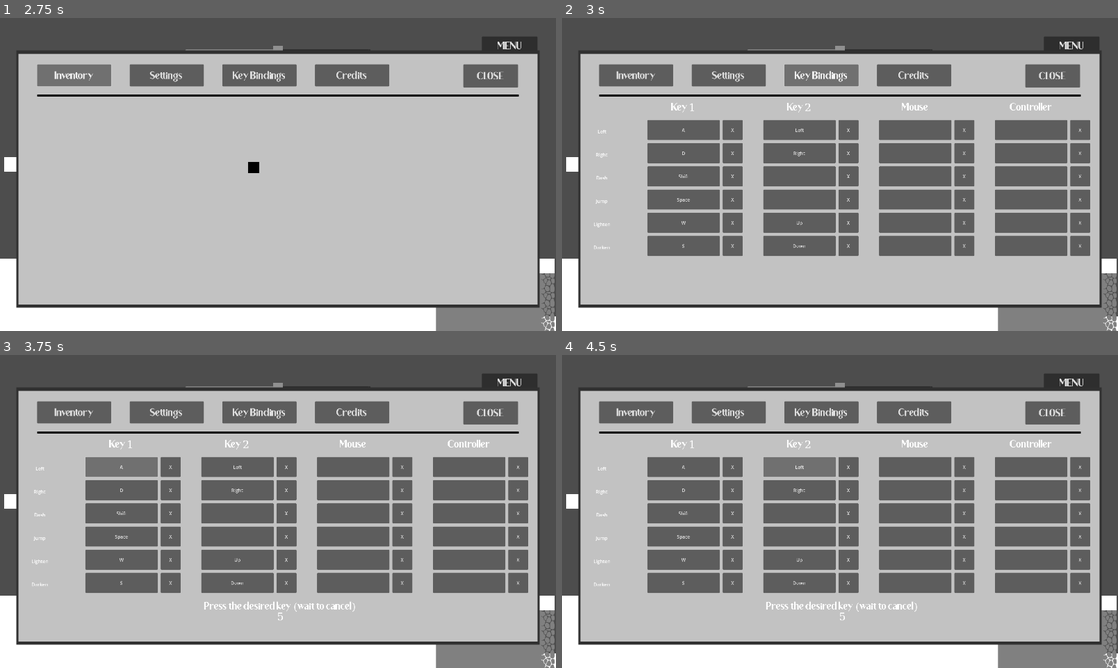
Above: before the commit, frames 1-4 (two rows, left to right).
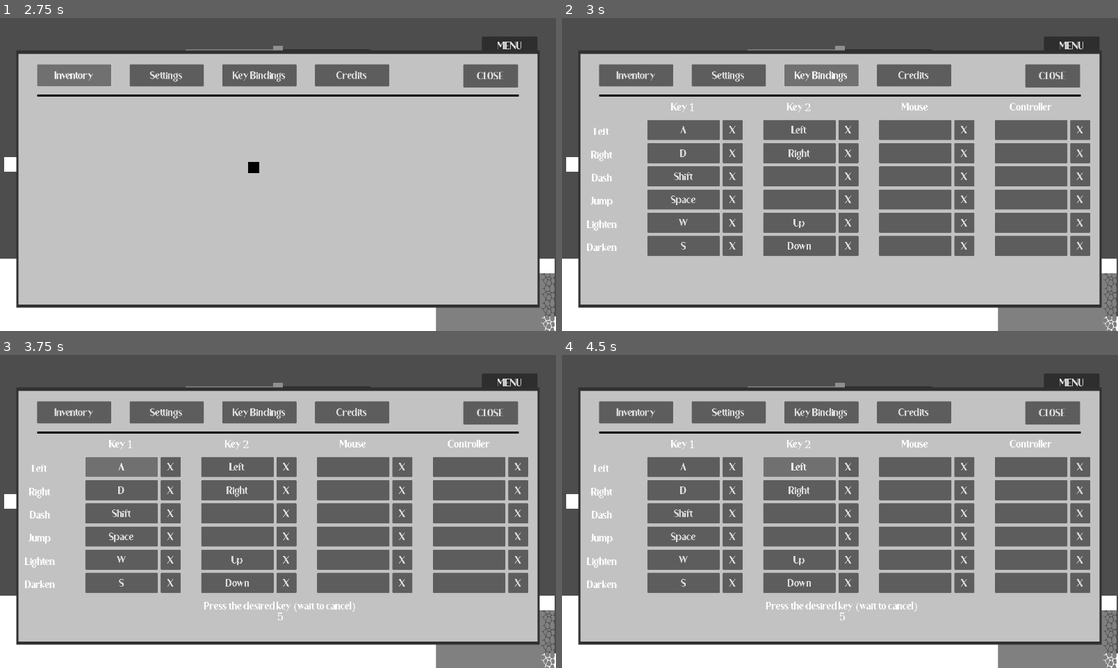
Above: after the commit, the same moments.

Repository: Wyatt5150/Godot-Wild-Jam-72
Game: Godot game, scene res://Levels/main_menu.tscn
Same seed, same stepped clock (60 frames per second), same inputs: the game is played once before the commit and once after it. The engine's default icon, where the game draws it, is replaced by a stand-in: a white triangle on a blue panel in a dark square. Sound files missing from this copy of the repository are replaced by a short silence.
Inputs:
- Up to frame 1 (2.75 s): click "START" at 0.5 s; click "MENU" at 1.25 s; click "Inventory" at 2 s
- Up to frame 2 (3 s): click "Key Bindings" at 2.75 s
- Up to frame 3 (3.75 s): click "A" at 3.5 s
- Up to frame 4 (4.5 s): click "Left" at 4.25 s

Frame 1 is identical in both runs. In frame 2, 0.9% of the frame differs, in the area x 4-94%, y 34-75%; in frame 3, 0.9%; in frame 4, 0.9%.

Commit message:
Keybindings to control node

Diff:
--- a/src/AutoLoads/player_data.gd
+++ b/src/AutoLoads/player_data.gd
@@ -12,7 +12,7 @@
 var lightMax:int = 1
 const lightMaxMax:int = 5
 
-var changeSpeed:float = 0.6
+var changeSpeed:float = 0.1
 const changeSpeedMin:float = 0.1
 const changeSpeedUpgradeStrength:float = .2
 
--- a/src/Scenes/key_bindings.tscn
+++ b/src/Scenes/key_bindings.tscn
@@ -6,11 +6,19 @@
 [node name="KeyBindings" type="Node2D"]
 script = ExtResource("1_okoi4")
 
-[node name="Actions" type="Node2D" parent="."]
-position = Vector2(0, 80)
+[node name="Actions" type="Control" parent="."]
+layout_mode = 3
+anchors_preset = 0
+offset_top = 80.0
+offset_bottom = 80.0
+theme = ExtResource("2_v4qfc")
 
-[node name="ControlType" type="Node2D" parent="."]
-position = Vector2(261, 0)
+[node name="ControlType" type="Control" parent="."]
+layout_mode = 3
+anchors_preset = 0
+offset_left = 261.0
+offset_right = 261.0
+theme = ExtResource("2_v4qfc")
 
 [node name="Key1" type="Label" parent="ControlType"]
 offset_left = 25.0
